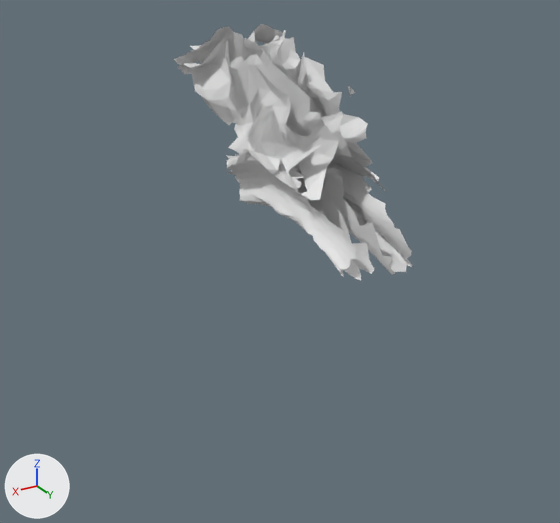
An edit to the glTF model apps/brain-app/public/assets/bodyparts3d/k11-subparcels.glb, drawn before and after from the same camera.
Both versions are drawn from a 50 mm camera at (91.9, 130.0, 100.4) aimed at (4.8, -15.2, 27.7). The axes (+X, +Y, +Z) are drawn at lower left. The lights are the same throughout. The older version comes first.

The scene before the commit, as lines of its bpy script (objects in view):
```python
me_left_pre_sma = bpy.data.meshes.new('left-pre-sma')
me_left_pre_sma.from_pydata(...)  # 238 vertices, 382 faces; spans x 1.0..12.6, y -59.5..-6.6, z 49.8..79.0
me_left_sma = bpy.data.meshes.new('left-sma')
me_left_sma.from_pydata(...)  # 154 vertices, 226 faces; spans x 1.0..11.2, y -38.8..5.5, z 49.2..77.6
me_right_anterior_cingulate = bpy.data.meshes.new('right-anterior-cingulate')
me_right_anterior_cingulate.from_pydata(...)  # 401 vertices, 721 faces; spans x -9.7..-0.6, y -28.7..19.8, z 35.1..56.0
ob_left_pre_sma = bpy.data.objects.new('left-pre-sma', me_left_pre_sma)
ob_left_pre_sma.location = (0.0, 0.0, 0.0)
ob_left_sma = bpy.data.objects.new('left-sma', me_left_sma)
ob_left_sma.location = (0.0, 0.0, 0.0)
ob_right_anterior_cingulate = bpy.data.objects.new('right-anterior-cingulate', me_right_anterior_cingulate)
ob_right_anterior_cingulate.location = (0.0, 0.0, 0.0)
# also in view: 'right-sma' at (-9.3, -14.8, 63.8); 'right-pre-sma' at (-6.9, -31.7, 64.7); 'left-anterior-cingulate' at (6.4, -11.4, 45.7)
```
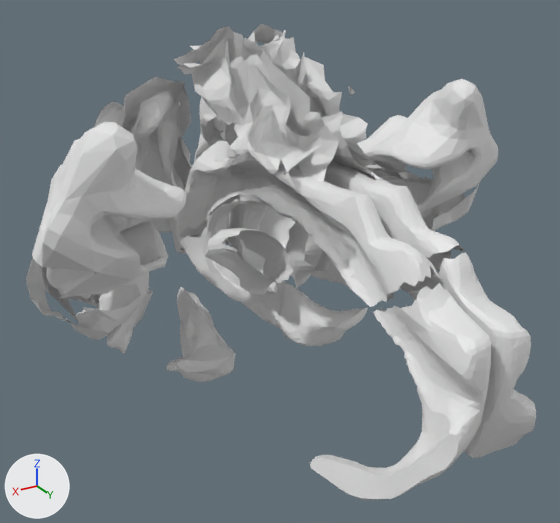
Pixel boxes [x1, y1, x2, y2] of what changed, in the pictures (560 x 523 px):
'left-rostral-anterior-cingulate', added
    after: [180, 199, 491, 500]
'left-parsopercularis', added
    after: [32, 122, 187, 299]
'left-caudal-anterior-cingulate', added
    after: [177, 140, 438, 307]
'right-parsopercularis', added
    after: [357, 79, 498, 213]
'right-rostral-anterior-cingulate', added
    after: [229, 204, 536, 458]
'left-frontopolar', added
    after: [93, 77, 202, 254]
'right-caudal-anterior-cingulate', added
    after: [235, 151, 464, 271]
'right-medial-orbitofrontal', added
    after: [241, 280, 368, 346]
'left-medial-orbitofrontal', added
    after: [167, 287, 236, 382]
'left-nucleus-accumbens', added
    after: [205, 228, 294, 296]
'left-parsorbitalis', added
    after: [53, 272, 149, 340]
'left-parstriangularis', added
    after: [26, 214, 111, 321]
'right-parstriangularis', added
    after: [366, 160, 481, 231]
'right-lateral-orbitofrontal', added
    after: [229, 206, 348, 286]
'right-nucleus-accumbens', added
    after: [286, 222, 331, 289]
'right-frontopolar', added
    after: [194, 97, 238, 245]
'left-lateral-orbitofrontal', added
    after: [107, 289, 153, 354]
'left-anterior-cingulate', unchanged, covered by the edit
    before: [226, 154, 375, 281]
    after: [240, 196, 257, 204]
'right-anterior-cingulate', unchanged, covered by the edit
    before: [293, 161, 413, 275]

Edits to the bpy script that builds the scene:
```text
Add ob_right_frontopolar:
    ob_right_frontopolar = bpy.data.objects.new('right-frontopolar', me_right_frontopolar)  # 1108 vertices, 2073 faces; spans x -41.3..-1.3, y -85.3..-63.4, z 11.6..63.5
    ob_right_frontopolar.location = (0.0, 0.0, 0.0)
Add ob_left_frontopolar:
    ob_left_frontopolar = bpy.data.objects.new('left-frontopolar', me_left_frontopolar)  # 1124 vertices, 2119 faces; spans x 1.2..42.1, y -85.6..-63.6, z 11.7..64.6
    ob_left_frontopolar.location = (0.0, 0.0, 0.0)
Add ob_right_medial_orbitofrontal:
    ob_right_medial_orbitofrontal = bpy.data.objects.new('right-medial-orbitofrontal', me_right_medial_orbitofrontal)  # 296 vertices, 588 faces; spans x -29.5..-4.4, y -63.1..-20.3, z -6.3..7.1
    ob_right_medial_orbitofrontal.location = (0.0, 0.0, 0.0)
Add ob_left_medial_orbitofrontal:
    ob_left_medial_orbitofrontal = bpy.data.objects.new('left-medial-orbitofrontal', me_left_medial_orbitofrontal)  # 296 vertices, 588 faces; spans x 5.7..30.8, y -63.1..-20.3, z -6.4..7.1
    ob_left_medial_orbitofrontal.location = (0.0, 0.0, 0.0)
Add ob_right_lateral_orbitofrontal:
    ob_right_lateral_orbitofrontal = bpy.data.objects.new('right-lateral-orbitofrontal', me_right_lateral_orbitofrontal)  # 4422 vertices, 8840 faces; spans x -40.3..-11.2, y -81.0..-35.3, z 1.2..23.3
    ob_right_lateral_orbitofrontal.location = (0.0, 0.0, 0.0)
Add ob_left_lateral_orbitofrontal:
    ob_left_lateral_orbitofrontal = bpy.data.objects.new('left-lateral-orbitofrontal', me_left_lateral_orbitofrontal)  # 4422 vertices, 8840 faces; spans x 12.5..41.7, y -81.0..-35.2, z 1.2..23.4
    ob_left_lateral_orbitofrontal.location = (0.0, 0.0, 0.0)
Add ob_right_rostral_anterior_cingulate:
    ob_right_rostral_anterior_cingulate = bpy.data.objects.new('right-rostral-anterior-cingulate', me_right_rostral_anterior_cingulate)  # 1256 vertices, 2438 faces; spans x -20.6..0.1, y -57.5..52.4, z -0.4..45.8
    ob_right_rostral_anterior_cingulate.location = (0.0, 0.0, 0.0)
Add ob_right_caudal_anterior_cingulate:
    ob_right_caudal_anterior_cingulate = bpy.data.objects.new('right-caudal-anterior-cingulate', me_right_caudal_anterior_cingulate)  # 759 vertices, 1440 faces; spans x -11.8..-0.4, y -51.5..34.0, z 34.1..56.0
    ob_right_caudal_anterior_cingulate.location = (0.0, 0.0, 0.0)
Add ob_left_rostral_anterior_cingulate:
    ob_left_rostral_anterior_cingulate = bpy.data.objects.new('left-rostral-anterior-cingulate', me_left_rostral_anterior_cingulate)  # 986 vertices, 1885 faces; spans x 1.2..21.9, y -57.5..52.4, z -0.4..42.5
    ob_left_rostral_anterior_cingulate.location = (0.0, 0.0, 0.0)
Add ob_left_caudal_anterior_cingulate:
    ob_left_caudal_anterior_cingulate = bpy.data.objects.new('left-caudal-anterior-cingulate', me_left_caudal_anterior_cingulate)  # 1029 vertices, 1977 faces; spans x 1.6..14.1, y -57.3..36.4, z 20.7..56.0
    ob_left_caudal_anterior_cingulate.location = (0.0, 0.0, 0.0)
Add ob_right_parstriangularis:
    ob_right_parstriangularis = bpy.data.objects.new('right-parstriangularis', me_right_parstriangularis)  # 737 vertices, 1368 faces; spans x -61.7..-26.9, y -68.9..-14.8, z 9.1..43.0
    ob_right_parstriangularis.location = (0.0, 0.0, 0.0)
Add ob_right_parsopercularis:
    ob_right_parsopercularis = bpy.data.objects.new('right-parsopercularis', me_right_parsopercularis)  # 668 vertices, 1271 faces; spans x -60.5..-27.9, y -42.1..-5.9, z 29.3..66.6
    ob_right_parsopercularis.location = (0.0, 0.0, 0.0)
Add ob_left_parsorbitalis:
    ob_left_parsorbitalis = bpy.data.objects.new('left-parsorbitalis', me_left_parsorbitalis)  # 240 vertices, 402 faces; spans x 28.7..56.6, y -47.1..-18.0, z 6.2..33.5
    ob_left_parsorbitalis.location = (0.0, 0.0, 0.0)
Add ob_left_parstriangularis:
    ob_left_parstriangularis = bpy.data.objects.new('left-parstriangularis', me_left_parstriangularis)  # 774 vertices, 1432 faces; spans x 26.6..61.5, y -68.9..-19.1, z 8.4..43.0
    ob_left_parstriangularis.location = (0.0, 0.0, 0.0)
Add ob_left_parsopercularis:
    ob_left_parsopercularis = bpy.data.objects.new('left-parsopercularis', me_left_parsopercularis)  # 579 vertices, 1087 faces; spans x 28.0..60.5, y -46.5..-6.2, z 28.0..66.6
    ob_left_parsopercularis.location = (0.0, 0.0, 0.0)
Add ob_right_nucleus_accumbens:
    ob_right_nucleus_accumbens = bpy.data.objects.new('right-nucleus-accumbens', me_right_nucleus_accumbens)  # 117 vertices, 180 faces; spans x -17.1..-1.5, y -29.9..-10.4, z 15.8..36.6
    ob_right_nucleus_accumbens.location = (0.0, 0.0, 0.0)
Add ob_left_nucleus_accumbens:
    ob_left_nucleus_accumbens = bpy.data.objects.new('left-nucleus-accumbens', me_left_nucleus_accumbens)  # 113 vertices, 174 faces; spans x 2.7..18.4, y -30.3..-10.7, z 16.0..36.4
    ob_left_nucleus_accumbens.location = (0.0, 0.0, 0.0)
```
